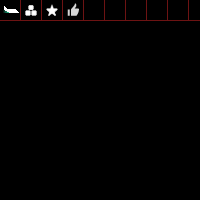
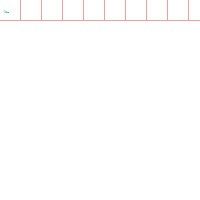
Before/after of a 200 × 200 layered artwork. What changed in the layer stack:
painted on "icons" over (6, 7, 19, 12)
hid "b" over (0, 0, 200, 200)
